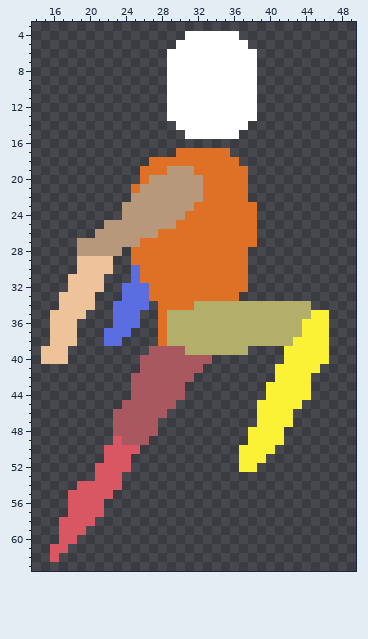
File history of a pixel-art sprite, Assets/Art/Player/player_test-Air_Rising.png. Above is the file before it was changed.
The file is 64x64 pixels. Shown: x 14..49, y 3..63.
And afterwards:
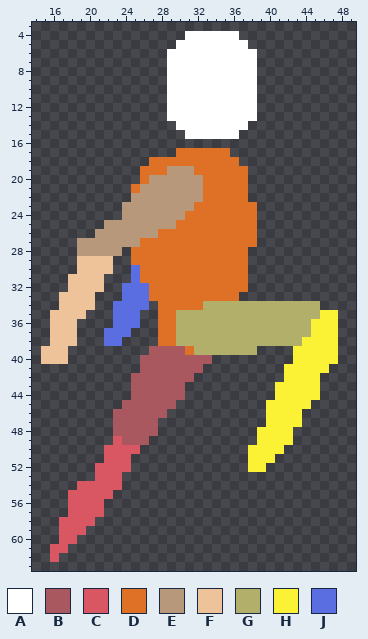
Palette (. is transparent): A #ffffff  B #aa5860  C #d95763  D #df7126  E #b7987b  F #eec39a  G #b2af6b  H #fbf236  J #5b6ee1
Edits made:
y 34: x 32 G -> D; x 45 . -> G
y 35: x 29 G -> D; x 45 H -> G; x 47 . -> H
y 36..37: x 29 G -> D; x 44 H -> G; x 47 . -> H
y 38: x 29 G -> D; x 43 H -> G; x 47 . -> H
y 39: x 31 G -> D; x 38 . -> G; x 42 H -> .; x 47 . -> H
y 40: x 42 H -> .; x 47 . -> H
y 41: x 41 H -> .; x 46 . -> H
y 42: x 41 H -> .; x 45 . -> H
y 43..44: x 40 H -> .; x 45 . -> H
y 45: x 39 H -> .; x 44 . -> H
y 46..47: x 39 H -> .; x 43 . -> H
y 48..49: x 38 H -> .; x 42 . -> H
y 50: x 37 H -> .; x 41 . -> H
y 51: x 37 H -> .; x 40 . -> H
y 52: x 37 H -> .; x 39 . -> H
Changed places in both pictures, as pixel boxes (x1, y1, x2, y2):
changed: (167, 301, 203, 355)
changed: (239, 301, 338, 472)
